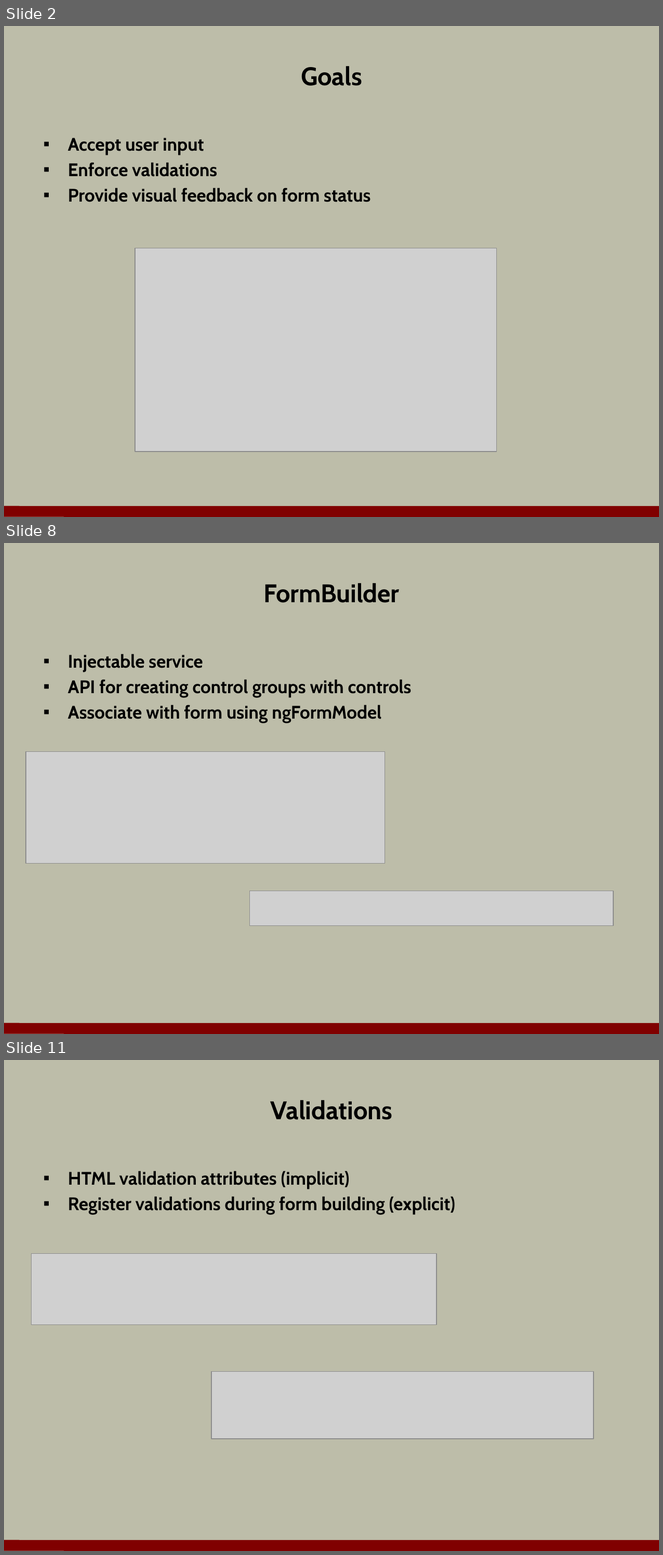
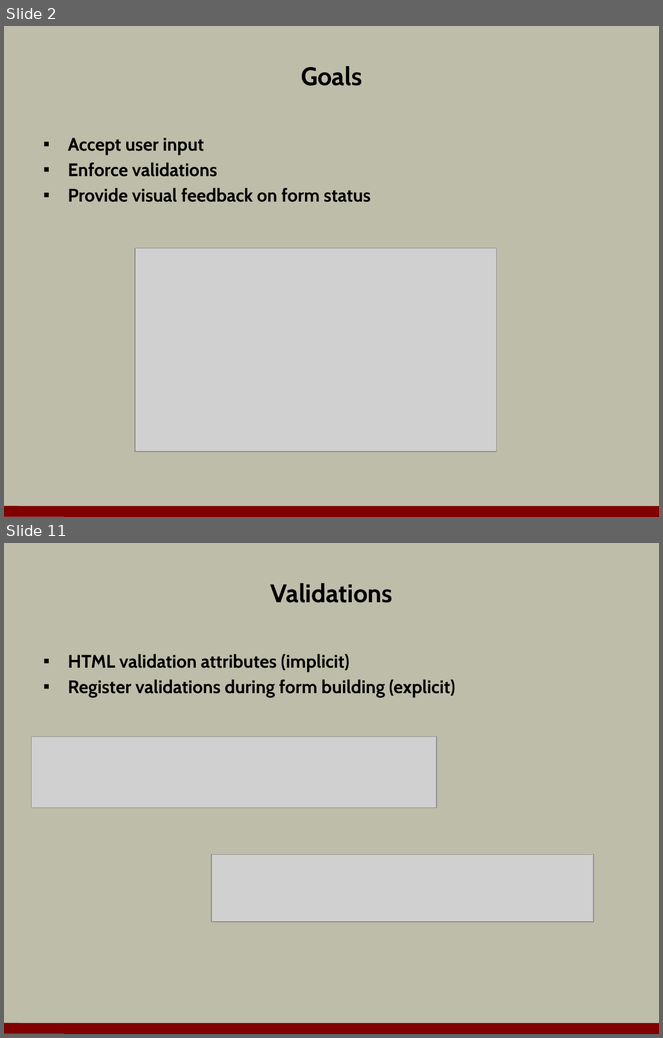
Before and after one commit to OdeToCode/classes, a slide deck: angular2/slides/06_forms.pptx. Shown one above the other, each under a label of ours: slides 2, 8 and 11 before the commit, slides 2 and 11 after it; the slides between them are not shown. The pictures are 663x1555 and 663x1038 pixels, drawn with LibreOffice and Linux fonts; fonts in the diff are those of the drawing; grey boxes stand for pictures; background and template pictures are left out. Boxes give left, top, right and bottom in pixels: in the first picture for what was removed or moved away, otherwise in the second. Text is boxed around its words. In the diff, an @@ line names an element or a change of style, - is before the commit and + after.

```diff
--- a/angular2/slides/06_forms.pptx
+++ b/angular2/slides/06_forms.pptx
@@ slide 8 removed at [4, 543, 659, 1034], background #BDBDA9; not listed: 1 template element that a slide beside it also shows @@
@@ title removed at [263, 583, 399, 603] @@
-FormBuilder
@@ text removed at [68, 654, 412, 723] @@
-▪ Injectable service
-▪ API for creating control groups with controls
-▪ Associate with form using ngFormModel
@@ picture removed at [26, 752, 385, 864] @@
@@ picture removed at [249, 891, 613, 926] @@
```
Also in this commit, not shown: 3 slides changed, 7 slides added, 8 other slides removed.
